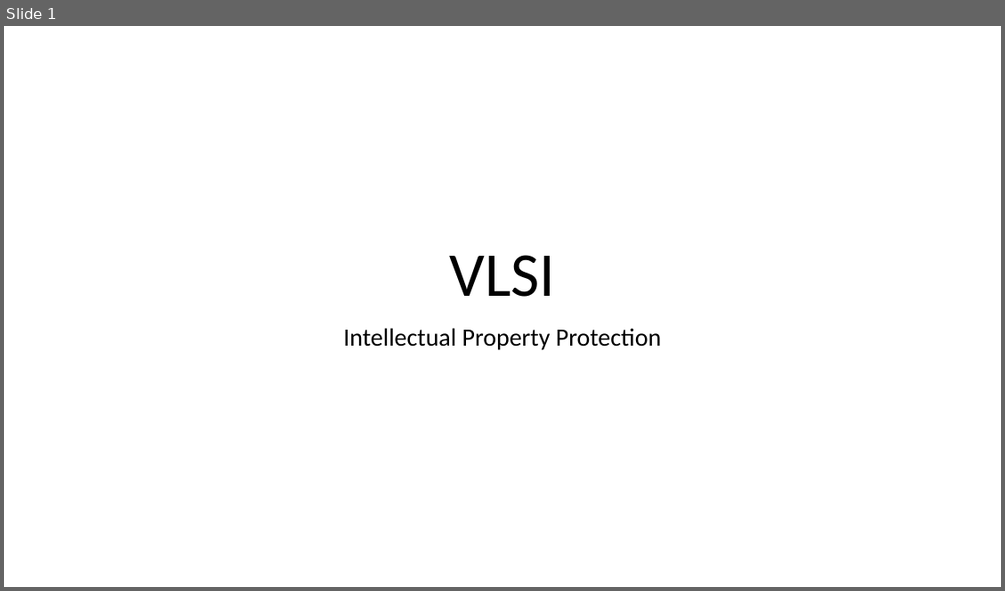
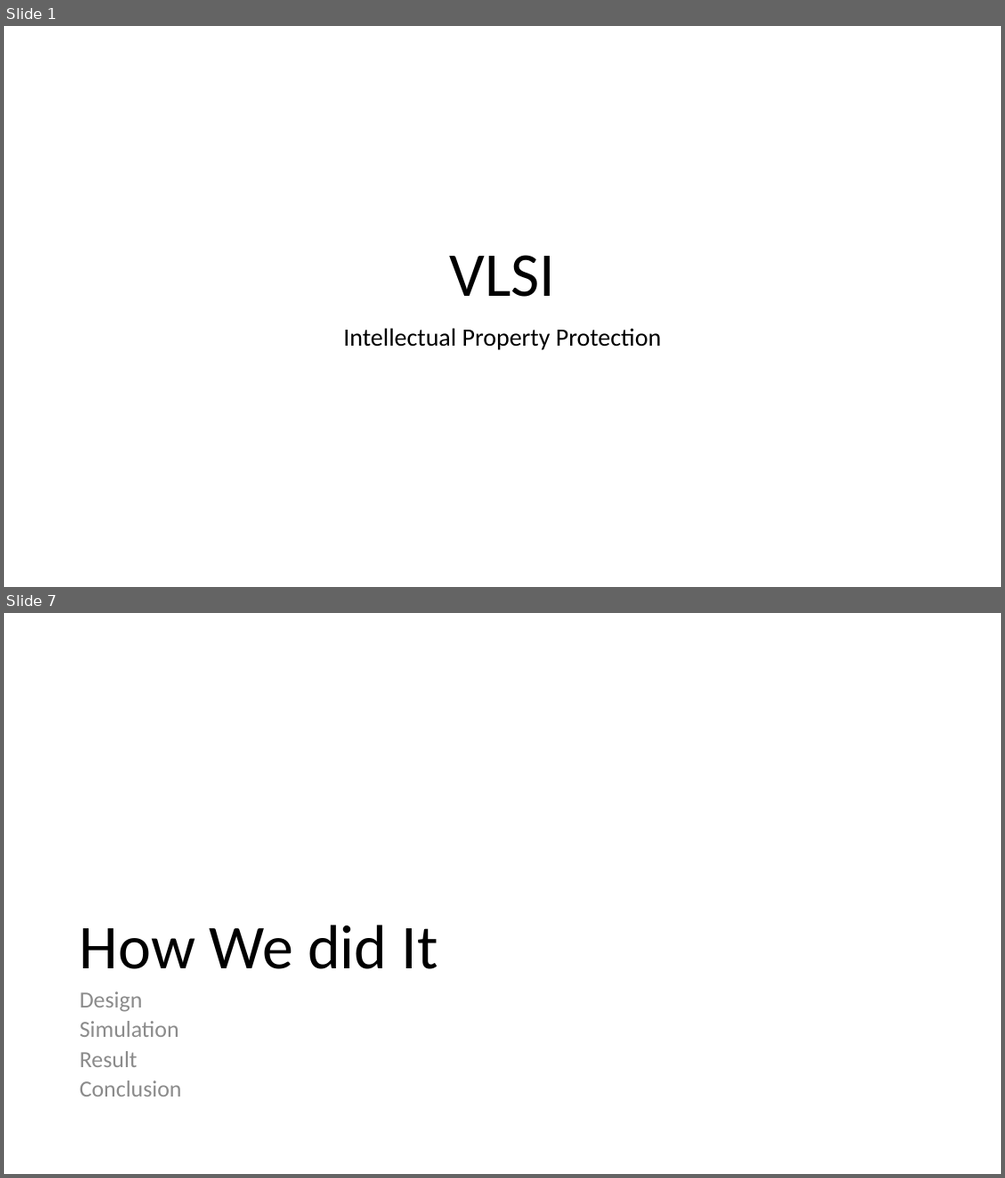
Before and after one commit to mashanz/skripsi_hanjara, a slide deck: ipp.pptx. Shown one above the other, each under a label of ours: slide 1 before the commit, slides 1 and 7 after it; the slides between them are not shown. The pictures are 1005x591 and 1005x1178 pixels, drawn with LibreOffice and Linux fonts; fonts in the diff are those of the drawing. Boxes give left, top, right and bottom in pixels: in the first picture for what was removed or moved away, otherwise in the second. Text is boxed around its words. In the diff, an @@ line names an element or a change of style, - is before the commit and + after.

Commit message:
edit sub and title

```diff
--- a/ipp.pptx
+++ b/ipp.pptx
@@ slide 7 added at box(4, 613, 1001, 1174), background #FFFFFF @@
@@ title added at box(80, 925, 438, 969), 60 pt, text #000000 @@
+How We did It
@@ text added at box(80, 991, 182, 1096), 22.2 pt, text #8C8C8C @@
+Design
+Simulation
+Result
+Conclusion
```
Also in this commit, not shown: 4 slides changed, 2 other slides added, 1 slide removed.
